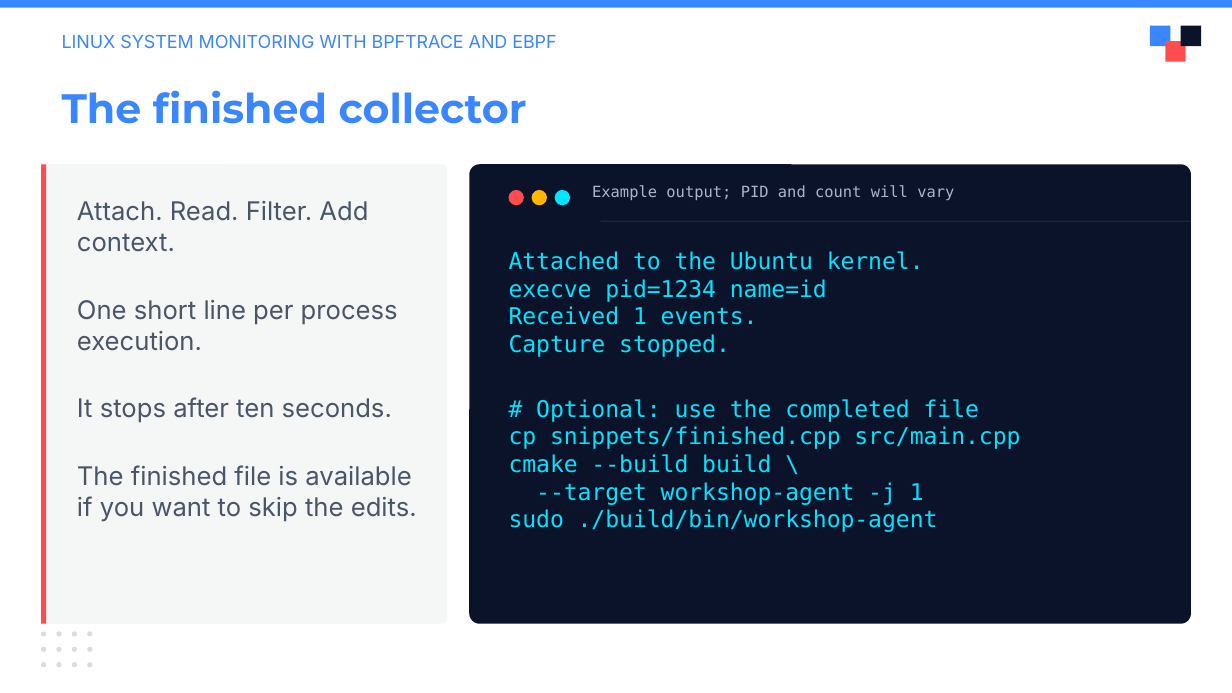
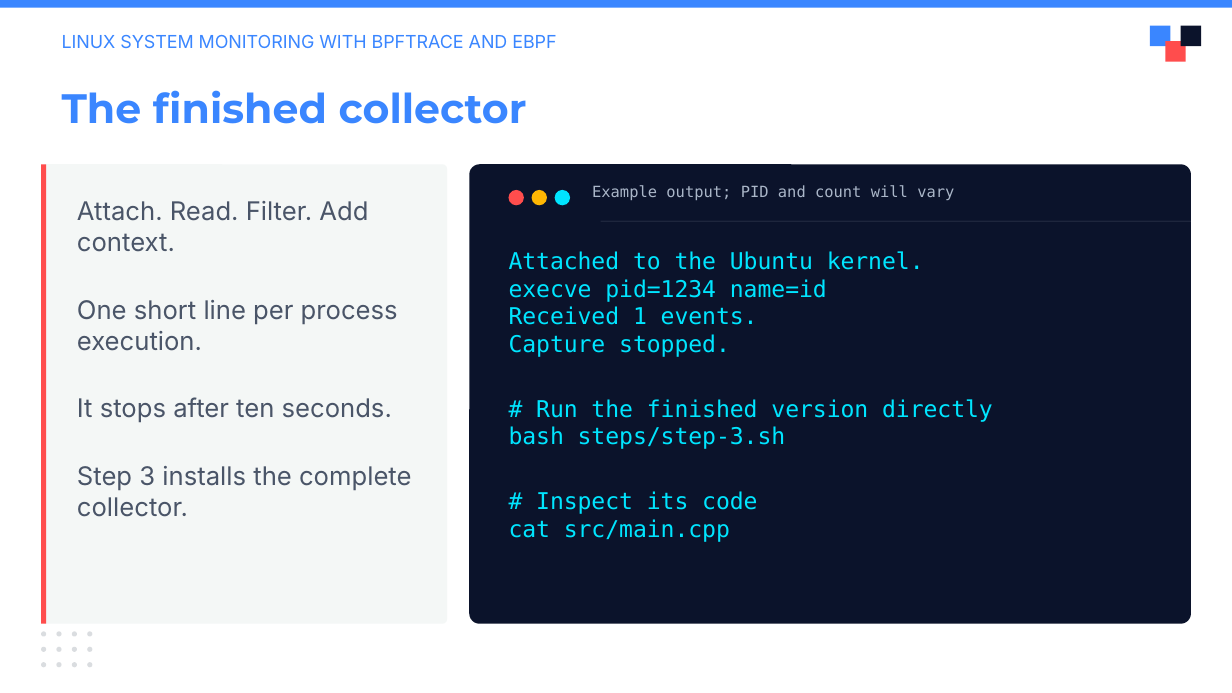
Before and after one commit to julianshalaby-perj/falco-libs-workshop, a slide deck: slide 11 of presentation/falco-libs-intro.pptx. Drawn at 1232x693 pixels with LibreOffice and Linux fonts; fonts in the diff are those of the drawing; background and template pictures are left out. Boxes give left, top, right and bottom in pixels: in the first picture for what was removed or moved away, otherwise in the second. Text is boxed around its words. In the diff, an @@ line names an element or a change of style, - is before the commit and + after.

Commit message:
Replace manual editing instructions with step commands

```diff
--- a/presentation/falco-libs-intro.pptx
+++ b/presentation/falco-libs-intro.pptx
@@ text at [509,399,993,542]: text changed @@
-# Optional: use the completed file
-cp snippets/finished.cpp src/main.cpp
-cmake --build build \
---target workshop-agent -j 1
-sudo ./build/bin/workshop-agent
+# Run the finished version directly
+bash steps/step-3.sh
+# Inspect its code
+cat src/main.cpp
@@ text at [77,466,411,517]: text changed @@
-The finished file is available if you want to skip the edits.
+Step 3 installs the complete collector.
```
Also in this commit, not shown: 6 other slides changed.
